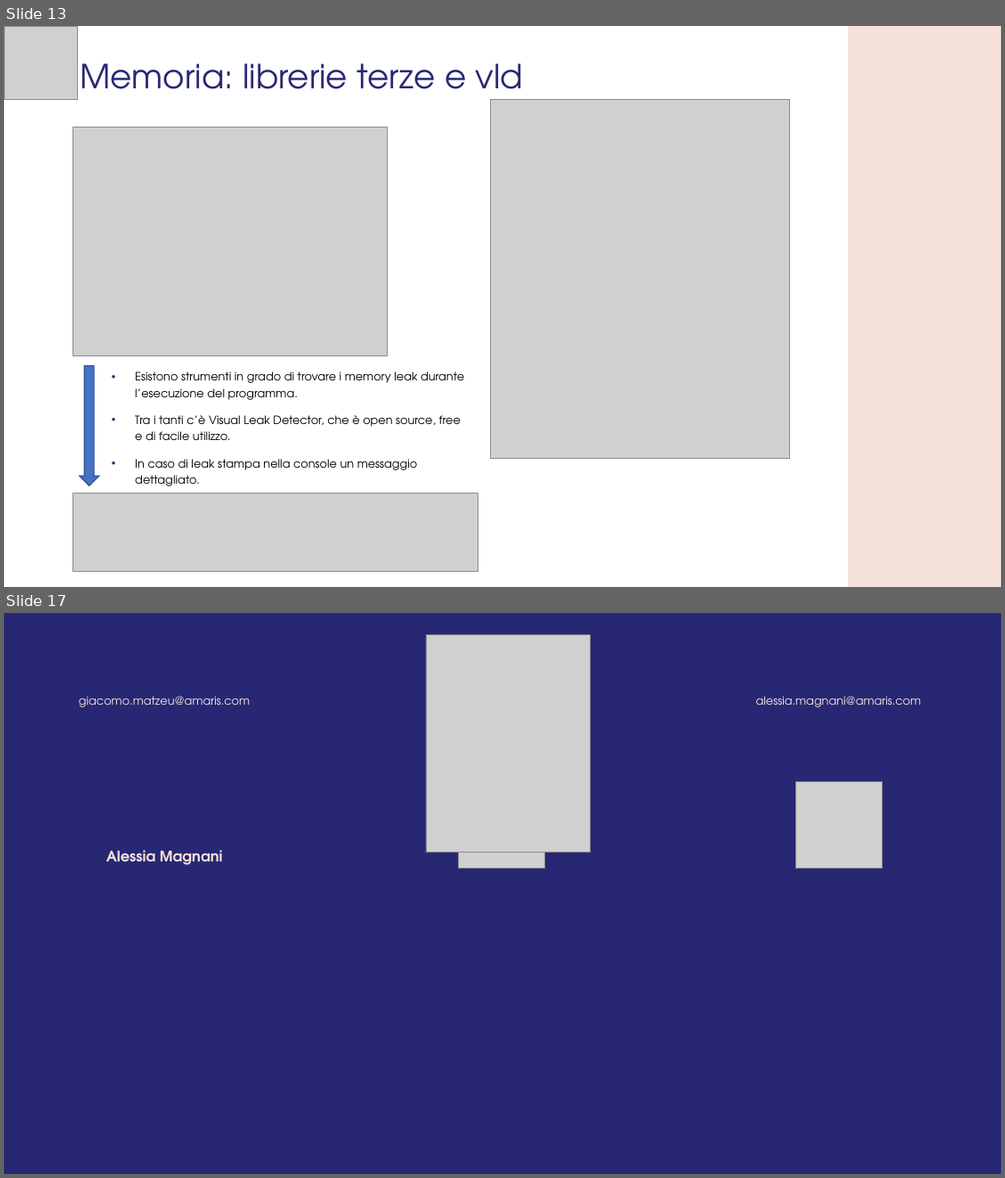
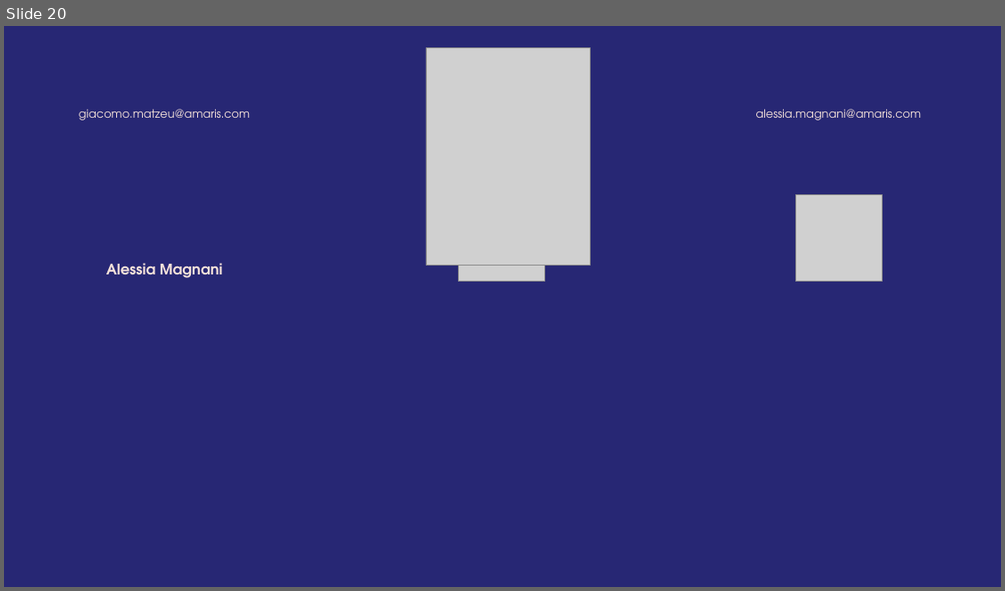
Before and after one commit to GMATZEU42/WS, a slide deck: WS03/WS_3.odp. Shown one above the other, each under a label of ours: slides 13 and 17 before the commit, slide 20 after it; the slides between them are not shown. The pictures are 1005x1178 and 1005x591 pixels, drawn with LibreOffice and Linux fonts; fonts in the diff are those of the drawing; grey boxes stand for pictures; background and template pictures are left out. Boxes give left, top, right and bottom in pixels: in the first picture for what was removed or moved away, otherwise in the second. Text is boxed around its words. In the diff, an @@ line names an element or a change of style, - is before the commit and + after.

```diff
--- a/WS03/WS_3.odp
+++ b/WS03/WS_3.odp
@@ slide 13 removed at (4,26,1001,587), background #FFFFFF @@
@@ picture removed at (4,26,78,100) @@
@@ freeform shape removed at (848,26,1001,587) @@
@@ title removed at (80,63,524,103) @@
-Memoria: librerie terze e vld
@@ picture removed at (491,100,790,459) @@
@@ picture removed at (73,127,388,355) @@
@@ freeform shape removed at (80,365,99,486) @@
@@ text removed at (135,371,464,486) @@
-• Esistono strumenti in grado di trovare i memory leak durante l’esecuzione del programma.
-• Tra i tanti c’è Visual Leak Detector, che è open source, free e di facile utilizzo.
-• In caso di leak stampa nella console un messaggio dettagliato.
@@ picture removed at (73,493,478,572) @@
@@ what was slide 17 is now slide 20 @@
```
Also in this commit, not shown: 17 slides added, 13 other slides removed, 44 other files.
